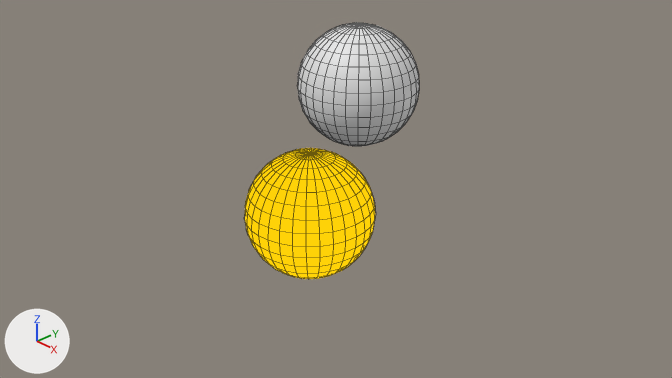
The Blender file resources/material_node_groups.blend, before and after one commit.
Rendered twice from the file's camera 'Camera'. Lighting does not change. The marker at lower left points along +X, +Y and +Z. Mesh edges are drawn as thin lines.

Before the edit, the objects in view are built like this:
```python
me_sphere = bpy.data.meshes.new('Sphere')
me_sphere.from_pydata(...)  # a UV sphere (32 segments, 16 rings, poles along z) spanning x -1.0..1.0, y -1.0..1.0, z -1.0..1.0
me_sphere.polygons.foreach_set('use_smooth', [True] * 512)
me_sphere.materials.append(mat_material)
me_sphere_001 = bpy.data.meshes.new('Sphere.001')
me_sphere_001.from_pydata(...)  # a UV sphere (32 segments, 16 rings, poles along z) spanning x -1.0..1.0, y -1.0..1.0, z -1.0..1.0
me_sphere_001.polygons.foreach_set('use_smooth', [True] * 512)
me_sphere_001.materials.append(mat_material_001)  # white #e7e7e7
ob_sphere = bpy.data.objects.new('Sphere', me_sphere)
ob_sphere.location = (0.0, 0.0, 0.0)
ob_sphere.visible_shadow = False
ob_sphere_001 = bpy.data.objects.new('Sphere.001', me_sphere_001)
ob_sphere_001.location = (-0.67, 1.67, 1.5)
```
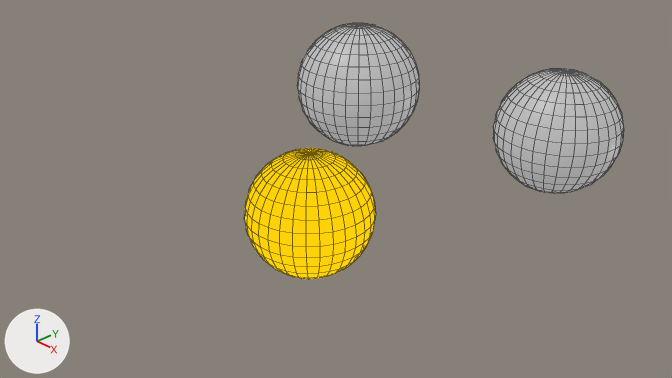
Edits to the bpy script that builds the scene:
```text
Add ng_gltf:
    ng_gltf = bpy.data.node_groups.new('GLTF', 'ShaderNodeTree')
    # nodes: BsdfPrincipled, Emission, Gamma, Math, Mix, MixShader, SeparateColor
    # colours: white #e7e7e7
Add mat_gltf:
    mat_gltf = bpy.data.materials.new('GLTF')
    # nodes: Group, OutputMaterial
    # colours: white #e7e7e7
Change me_sphere_001:
    where me_sphere_001.from_pydata(...)  # 482 vertices, 512 faces; spans x -1.0..1.0, y -1.0..1.0, z -1.0..1.0
    remove me_sphere_001.materials.append(mat_material_001)  # white #e7e7e7
    add me_sphere_001.materials.append(mat_gltf)
Add ob_sphere_002:
    ob_sphere_002 = bpy.data.objects.new('Sphere.002', me_sphere_001.copy())  # the mesh of ob_sphere_001
    ob_sphere_002.location = (1.93, 3.59, 0.92)
```

What differs and where, as boxes [x1, y1, x2, y2] in the pictures (672 x 378 px):
'Sphere.002', added: after [493, 68, 624, 194]
'Sphere.001', recoloured: [298, 23, 419, 146] in both
